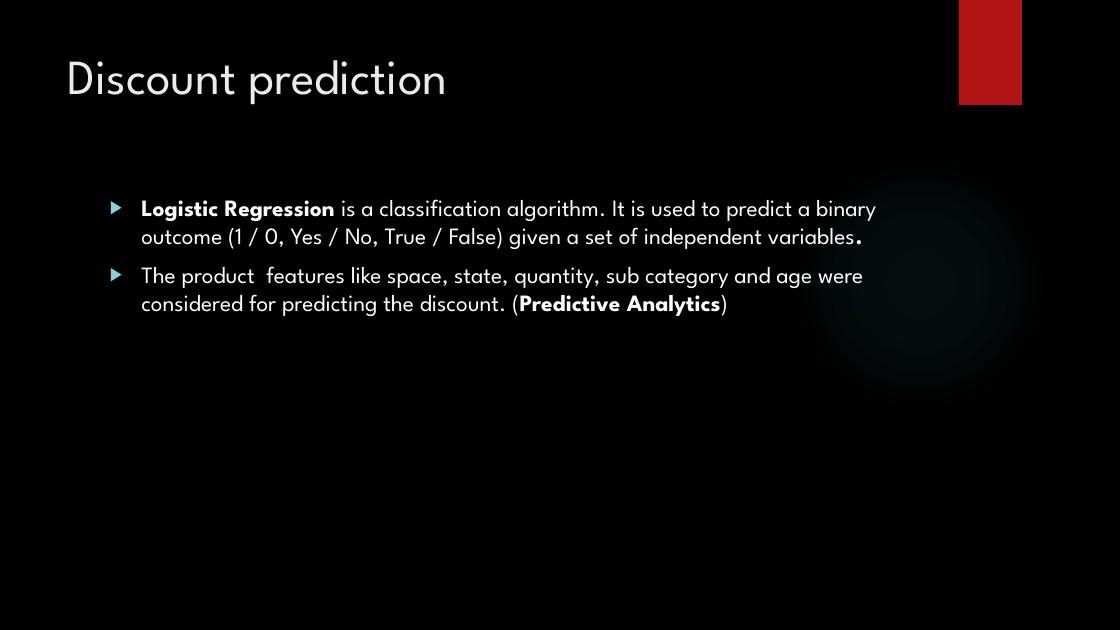
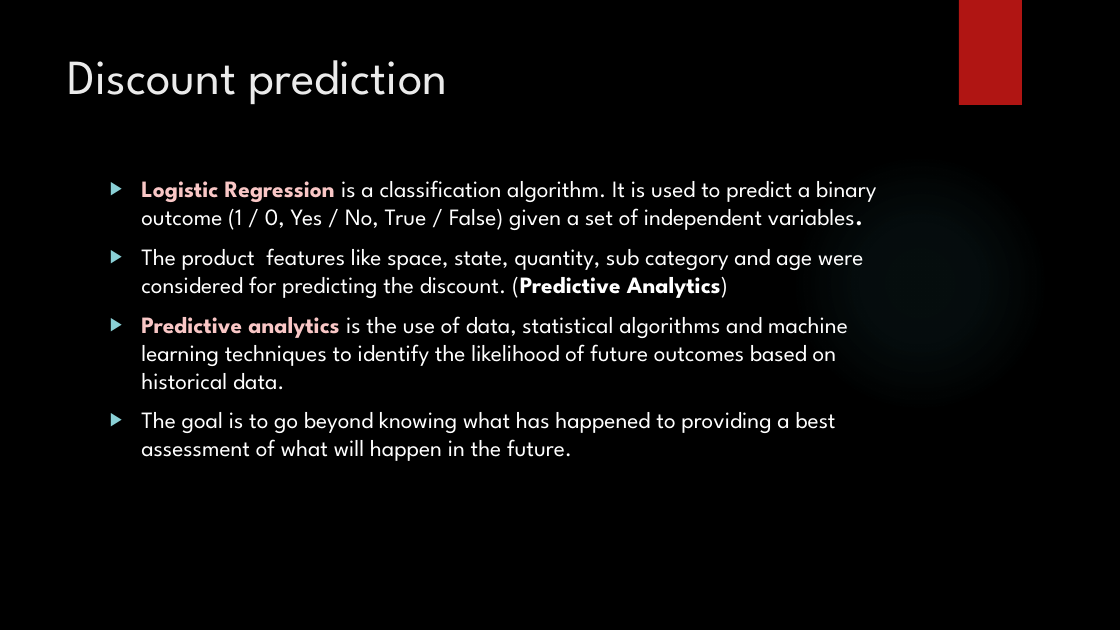
Before and after one commit to madhuhasa/digital-alpha, a slide deck: slide 19 of project/DIGITAL MARKETING.pptx (slide 17 before the commit). Drawn at 1120x630 pixels with LibreOffice and Linux fonts; fonts in the diff are those of the drawing; background and template pictures are left out. Boxes give left, top, right and bottom in pixels: in the first picture for what was removed or moved away, otherwise in the second. Text is boxed around its words. In the diff, an @@ line names an element or a change of style, - is before the commit and + after.

```diff
--- a/project/DIGITAL MARKETING.pptx
+++ b/project/DIGITAL MARKETING.pptx
@@ text "Logistic Regression is a classification ...": place and size @@
-text "Logistic Regression is a classification ..." at (141, 199, 876, 316)
+text "Logistic Regression is a classification ..." at (141, 180, 876, 461)
@@ text at (141, 180, 876, 230): text colour #FFFFFF to #F9C7C6 in "Logistic Regression" @@
@@ text at (141, 316, 848, 461): paragraphs added @@
+▶ Predictive analytics is the use of data, statistical algorithms and machine learning techniques to identify the likelihood of future outcomes based on historical data.
+▶ The goal is to go beyond knowing what has happened to providing a best assessment of what will happen in the future.
```
Also in this commit, not shown: 21 other slides changed, 5 slides added, 3 slides removed.
